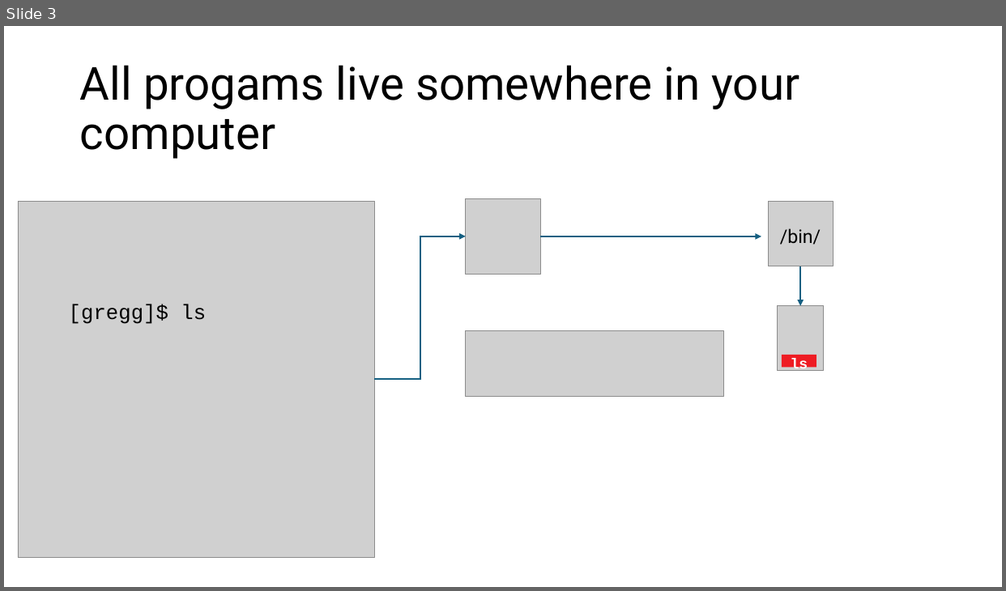
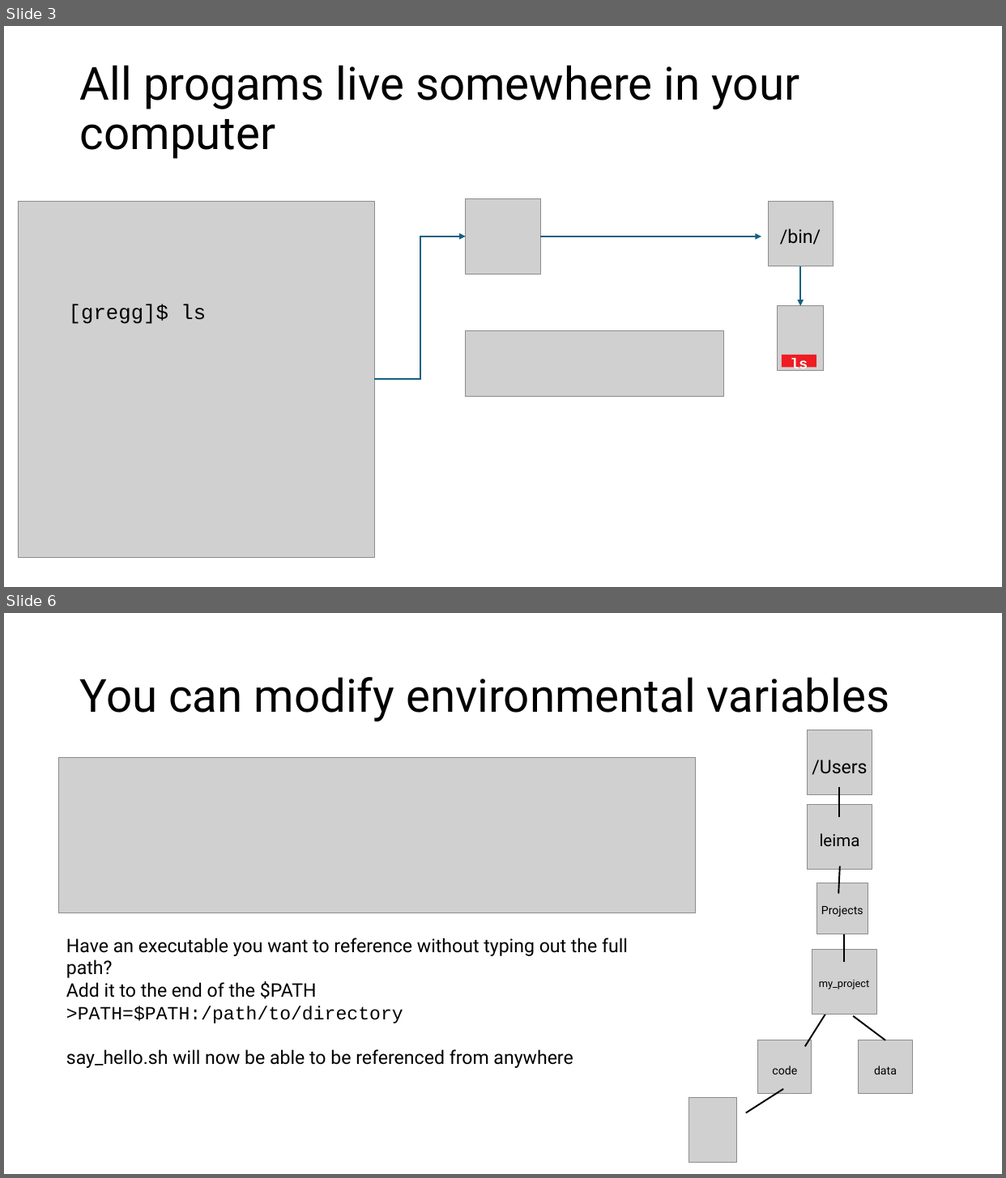
Before and after one commit to harvardinformatics/short-trainings, a slide deck: cmd-line-101/cmdline_tips_draft.pptx. Shown one above the other, each under a label of ours: slide 3 before the commit, slides 3 and 6 after it; the slides between them are not shown. The pictures are 1006x591 and 1006x1178 pixels, drawn with LibreOffice and Linux fonts; fonts in the diff are those of the drawing; grey boxes stand for pictures. Boxes give left, top, right and bottom in pixels: in the first picture for what was removed or moved away, otherwise in the second. Text is boxed around its words. In the diff, an @@ line names an element or a change of style, - is before the commit and + after.

```diff
--- a/cmd-line-101/cmdline_tips_draft.pptx
+++ b/cmd-line-101/cmdline_tips_draft.pptx
@@ slide 6 added at [4,613,1002,1174], background #FFFFFF @@
@@ title added at [80,677,890,722], 44 pt, text #000000 @@
+You can modify environmental variables
@@ picture added at [808,730,872,796] @@
@@ picture added at [58,758,695,914] @@
@@ text added at [812,760,867,775], 18 pt, text #000000 @@
+/Users
@@ picture added at [808,805,872,870] @@
@@ line added from (839, 817) to (839, 787), #000000 1.5 pt @@
@@ text added at [820,833,860,846], 16 pt, text #000000 @@
+leima
@@ line added from (839, 894) to (840, 866), #000000 1.5 pt @@
@@ picture added at [817,884,868,934] @@
@@ text added at [821,906,863,917], 11 pt, text #000000 @@
+Projects
@@ text added at [66,938,628,1068], 18 pt, text #000000 @@
+Have an executable you want to reference without typing out the full path?
+Add it to the end of the $PATH
+>PATH=$PATH:/path/to/directory
+say_hello.sh will now be able to be referenced from anywhere
@@ picture added at [812,950,877,1015] @@
@@ line added from (844, 934) to (844, 963), #000000 1.5 pt @@
@@ text added at [819,980,869,990], 10 pt, text #000000 @@
+my_project
@@ line added from (805, 1046) to (830, 1007), #000000 1.5 pt @@
@@ line added from (886, 1041) to (853, 1016), #000000 1.5 pt @@
@@ picture added at [758,1041,812,1094] @@
@@ picture added at [859,1041,913,1094] @@
@@ text added at [772,1066,797,1075], 11 pt, text #000000 @@
+code
@@ text added at [874,1066,897,1075], 11 pt, text #000000 @@
+data
@@ picture added at [689,1098,737,1162] @@
@@ line added from (746, 1113) to (783, 1089), #000000 1.5 pt @@
```
Also in this commit, not shown: 21 slides changed, 13 other slides added.
